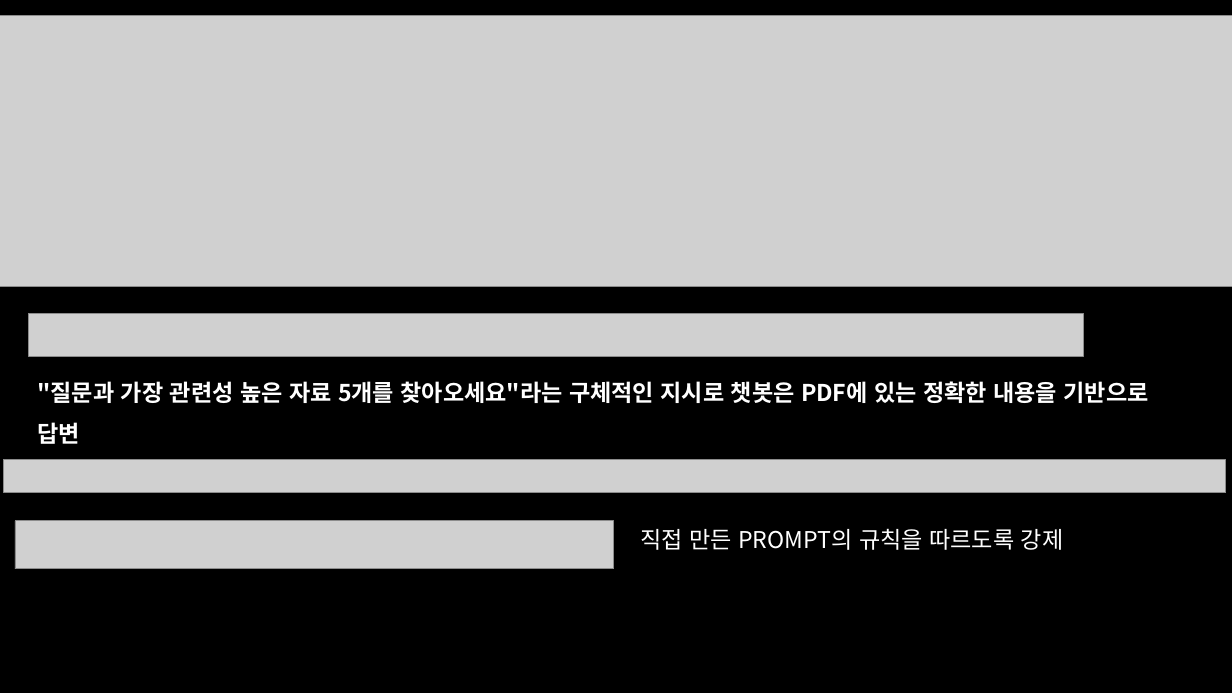
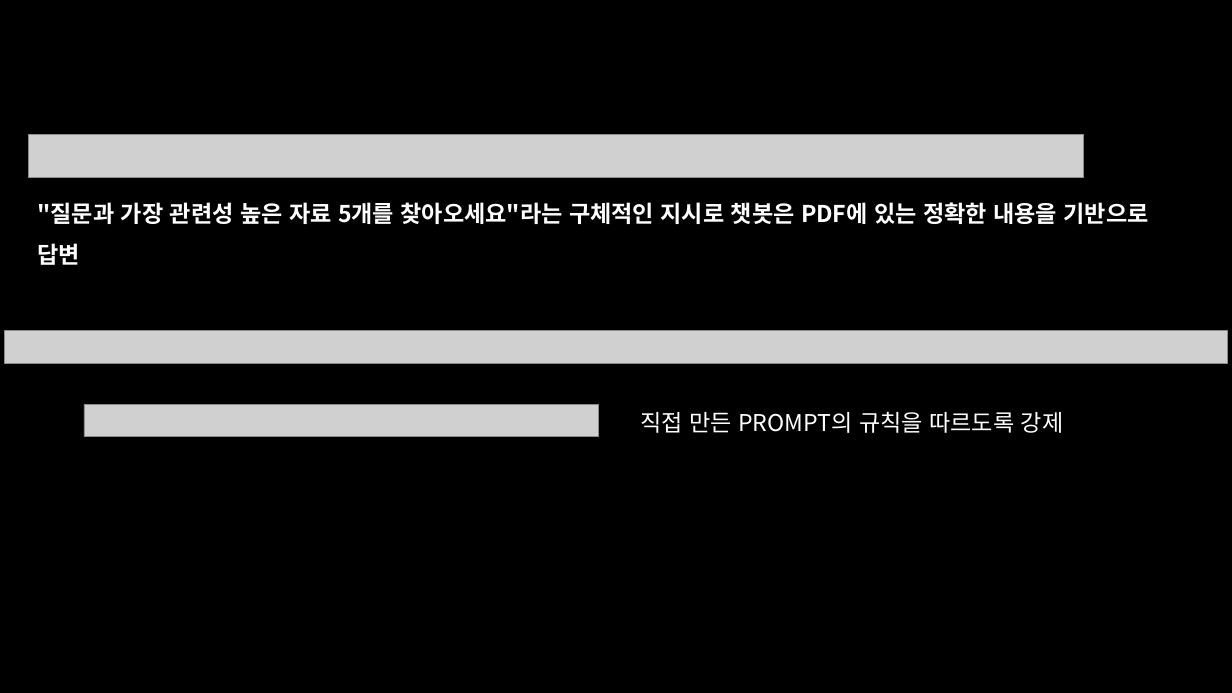
Before and after one commit to MINGYU-1/oboe_album_rag_project, a slide deck: slide 42 of 오보에 최종프로젝트 발표.pptx (slide 36 before the commit). Drawn at 1232x693 pixels with LibreOffice and Linux fonts; fonts in the diff are those of the drawing; grey boxes stand for pictures. Boxes give left, top, right and bottom in pixels: in the first picture for what was removed or moved away, otherwise in the second. Text is boxed around its words. In the diff, an @@ line names an element or a change of style, - is before the commit and + after.

```diff
--- a/오보에 최종프로젝트 발표.pptx
+++ b/오보에 최종프로젝트 발표.pptx
@@ picture removed at bbox=[0, 16, 1232, 287] @@
@@ picture: place and size @@
-picture at bbox=[29, 313, 1084, 356]
+picture at bbox=[29, 135, 1084, 177]
@@ text ""질문과 가장 관련성 높은 자료 ...": place and size @@
-text ""질문과 가장 관련성 높은 자료 ..." at bbox=[38, 381, 1149, 444]
+text ""질문과 가장 관련성 높은 자료 ..." at bbox=[38, 202, 1149, 265]
@@ picture: place and size @@
-picture at bbox=[4, 459, 1226, 493]
+picture at bbox=[5, 330, 1227, 363]
@@ picture added at bbox=[84, 405, 599, 436] @@
@@ text "직접 만든 PROMPT의 규칙을 따르도록 ...": place and size @@
-text "직접 만든 PROMPT의 규칙을 따르도록 ..." at bbox=[640, 528, 1064, 550]
+text "직접 만든 PROMPT의 규칙을 따르도록 ..." at bbox=[640, 411, 1064, 433]
@@ picture removed at bbox=[15, 521, 614, 569] @@
```
Also in this commit, not shown: 12 other slides changed, 40 slides added, 2 slides removed, 9 other files.
